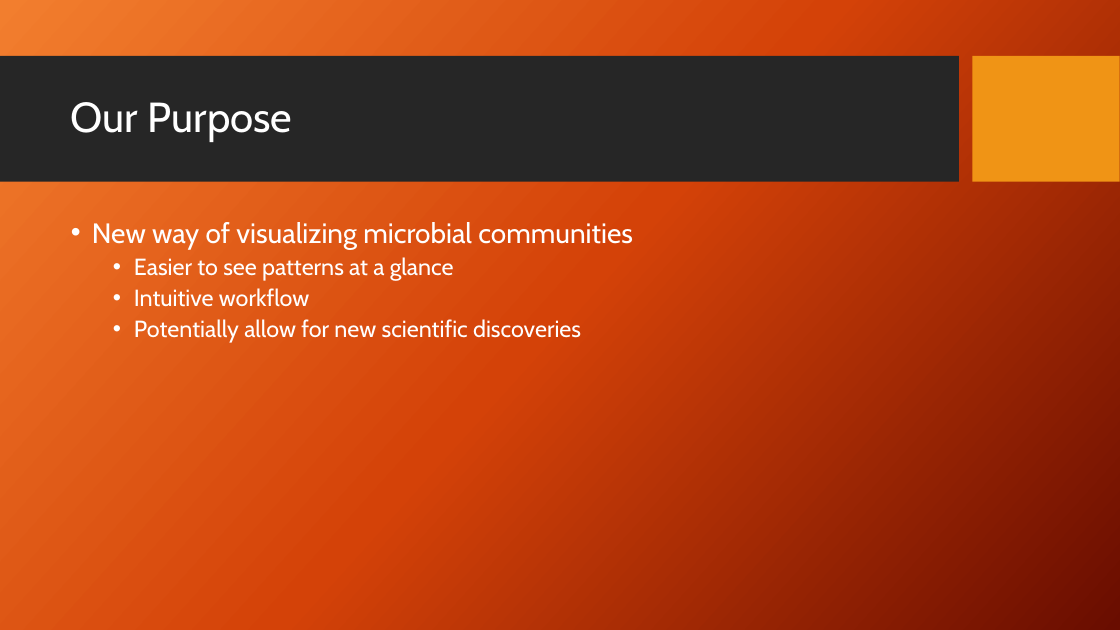
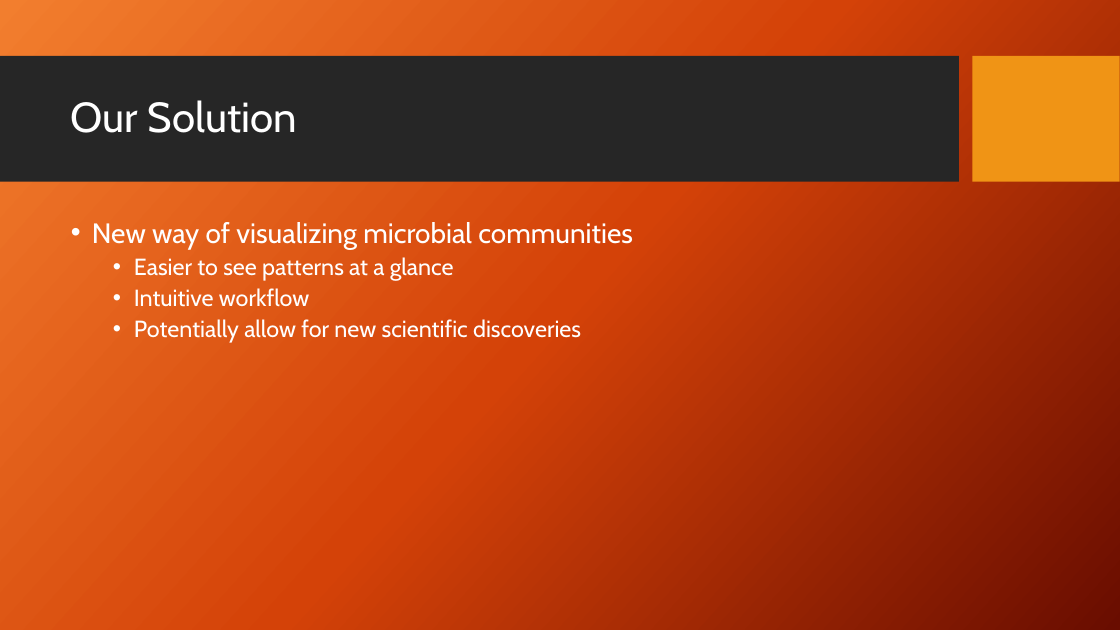
Before and after one commit to phelpsmi/MicrobialCommunityVisualation, a slide deck: slide 3 of documentation/betaProgressReport/winter_progress_video.pptx (slide 2 before the commit). Drawn at 1120x630 pixels with LibreOffice and Linux fonts; fonts in the diff are those of the drawing; background and template pictures are left out. Boxes give left, top, right and bottom in pixels: in the first picture for what was removed or moved away, otherwise in the second. Text is boxed around its words. In the diff, an @@ line names an element or a change of style, - is before the commit and + after.

```diff
--- a/documentation/betaProgressReport/winter_progress_video.pptx
+++ b/documentation/betaProgressReport/winter_progress_video.pptx
@@ title at bbox=[71, 100, 297, 133]: text changed @@
-Our Purpose
+Our Solution
```
Also in this commit, not shown: 1 other slide changed, 4 slides added, 3 other files.
